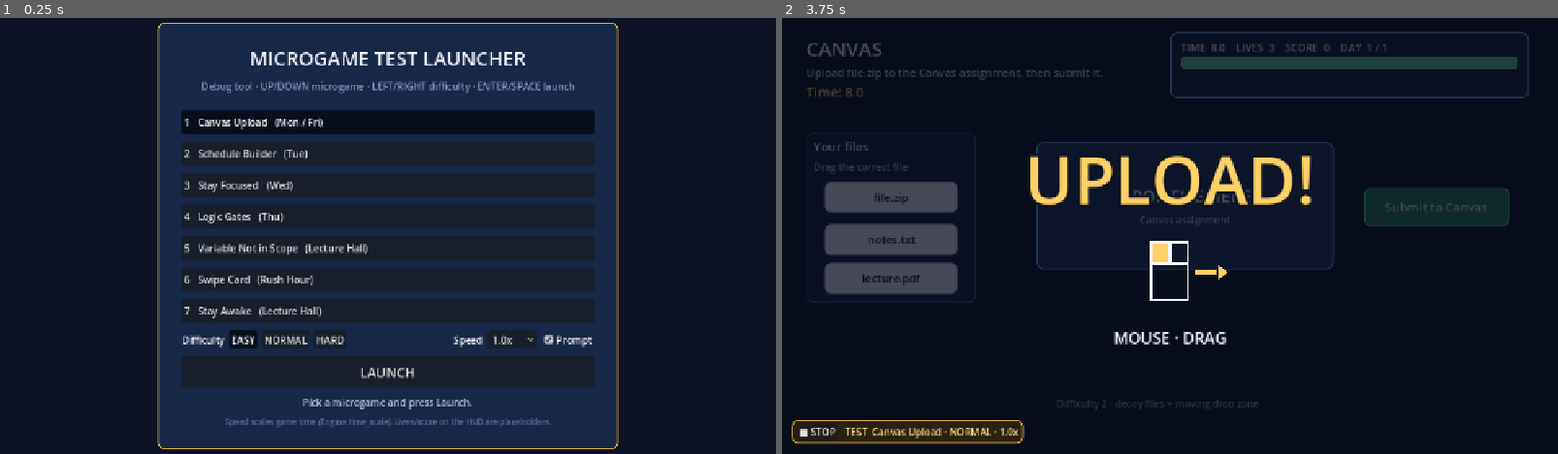
Above: before the commit, frames 1-2 (left to right).
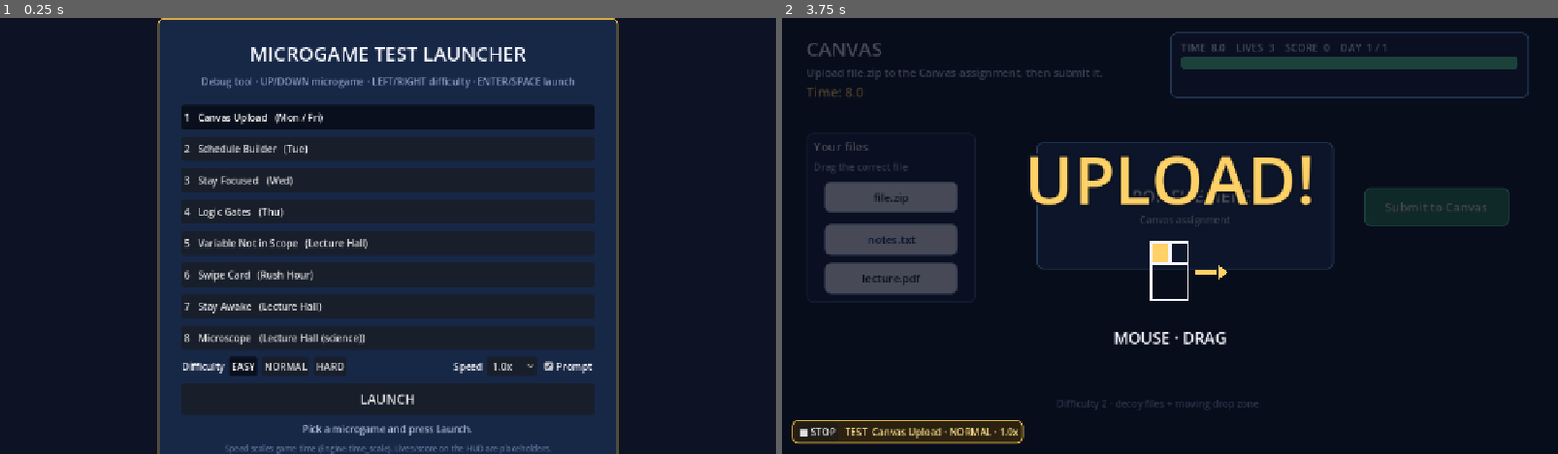
Above: after the commit, the same moments.

Repository: Luna020204/AggieWare
Game: Godot game, scene res://scenes/debug/microgame_launcher.tscn
Same seed, same stepped clock (60 frames per second), same inputs: the game is played once before the commit and once after it. This scene is started directly instead of the project's main scene.
Inputs:
- Up to frame 1 (0.25 s): no input
- Up to frame 2 (3.75 s): click "EASY" at 0.5 s; click "EASY" at 1.25 s; click "NORMAL" at 2 s; click "NORMAL" at 2.75 s; click "LAUNCH" at 3.5 s

The runs differ from the first frame. In frame 1, 21% of the frame differs, in the area x 20-80%, y 0-100%; in frame 2, nothing differs.

Commit message:
SCRUM-84: Add Microscope microgame
Lecture Hall (science), arrow keys: pan a circular eyepiece over a
specimen slide to find the Aggie bacteria (gold, 'A', two horns). Hold
it in the crosshair for 0.35 s or press ACTION while it is centred. A
reference card shows the target and a slide map shows the view.

Difficulty: 10 / 9 / 8 s, bigger slide, more look-alikes (gold
look-alikes without the A from NORMAL), smaller view. The target is
told apart by shape and letter, not only colour.

Catalog entry 'microscope' with prompt FIND! + arrows. Smoke section
covers scaling, real arrow-key panning, off-target ACTION, hold-to-win,
ACTION-to-win and timeout. Balance not playtested yet.

Co-Authored-By: Claude Opus 5.5 <noreply@anthropic.com>

Diff:
--- /dev/null
+++ b/scenes/microgames/microscope.tscn
@@ -0,0 +1,15 @@
+[gd_scene load_steps=3 format=3]
+
+[ext_resource type="Script" path="res://scripts/microgames/microscope.gd" id="1_script"]
+[ext_resource type="PackedScene" path="res://scenes/ui/settings_pause_menu.tscn" id="2_pause"]
+
+[node name="Microscope" type="Control"]
+layout_mode = 3
+anchors_preset = 15
+anchor_right = 1.0
+anchor_bottom = 1.0
+grow_horizontal = 2
+grow_vertical = 2
+script = ExtResource("1_script")
+
+[node name="SettingsPauseMenu" parent="." instance=ExtResource("2_pause")]
--- a/scripts/core/microgame_catalog.gd
+++ b/scripts/core/microgame_catalog.gd
@@ -23,6 +23,7 @@
 	{"id": "scope", "title": "Variable Not in Scope", "day": "Lecture Hall", "scene": "res://scenes/microgames/variable_scope.tscn", "verb": "FIX!", "icon": "click"},
 	{"id": "swipe", "title": "Swipe Card", "day": "Rush Hour", "scene": "res://scenes/microgames/swipe_card.tscn", "verb": "SWIPE!", "icon": "drag"},
 	{"id": "awake", "title": "Stay Awake", "day": "Lecture Hall", "scene": "res://scenes/microgames/stay_awake.tscn", "verb": "POP!", "icon": "click"},
+	{"id": "microscope", "title": "Microscope", "day": "Lecture Hall (science)", "scene": "res://scenes/microgames/microscope.tscn", "verb": "FIND!", "icon": "arrows"},
 ]
 
 const DIFFICULTY_NAMES: Array[String] = ["EASY", "NORMAL", "HARD"]
--- /dev/null
+++ b/scripts/microgames/microscope.gd
@@ -0,0 +1,290 @@
+extends Control
+
+## SCRUM-84: Microscope (Lecture Hall, science).
+##
+## Pan the microscope with UP / LEFT / DOWN / RIGHT to find the new Aggie
+## bacteria (gold, with an "A" and two horns) on the slide. Hold it in the
+## crosshair for a moment, or press ACTION while it is in the crosshair.
+## A mini-map shows where you are on the slide.
+##
+## Difficulty (0..2): bigger slide, more look-alike bacteria, smaller view,
+## less time.
+
+signal round_completed(success: bool)
+signal time_changed(seconds_left: float, round_seconds: float)
+
+@export_range(0, 2, 1) var difficulty: int = 0
+@export var show_internal_timer: bool = true
+
+const DURATIONS: Array[float] = [10.0, 9.0, 8.0]
+const SLIDE_SIZES: Array[Vector2] = [Vector2(1200, 900), Vector2(1600, 1200), Vector2(2000, 1500)]
+const DECOY_COUNTS: Array[int] = [5, 10, 16]
+const VIEW_RADII: Array[float] = [190.0, 160.0, 130.0]
+const PAN_SPEED := 620.0
+const LOCK_RADIUS := 42.0
+const LOCK_SECONDS := 0.35
+const EYEPIECE_CENTER := Vector2(430.0, 410.0)
+const MINIMAP_RECT := Rect2(830.0, 410.0, 360.0, 230.0)
+const BUG_RADIUS := 26.0
+## Decoy kinds; "gold" (same colour, no A, no horns) only appears from NORMAL.
+const DECOY_KINDS: Array[String] = ["blue", "rod", "gold"]
+
+var camera := Vector2.ZERO
+var _seconds_left := 0.0
+var _ended := false
+var _lock_time := 0.0
+var _slide_size := Vector2.ZERO
+var _target_pos := Vector2.ZERO
+var _bugs: Array[Dictionary] = []
+var _rng := RandomNumberGenerator.new()
+
+var _view: Control
+var _overlay: Control
+var _minimap: Control
+var _timer_label: Label
+var _status_label: Label
+
+
+func get_round_seconds() -> float:
+	return DURATIONS[clampi(difficulty, 0, 2)]
+
+
+func _ready() -> void:
+	difficulty = clampi(difficulty, 0, 2)
+	_rng.randomize()
+	_build_ui()
+	_start_round()
+
+
+func _process(delta: float) -> void:
+	if _ended:
+		return
+	_seconds_left = maxf(0.0, _seconds_left - delta)
+	_timer_label.text = "TIME  %.1f s" % _seconds_left
+	time_changed.emit(_seconds_left, DURATIONS[difficulty])
+	var direction := Vector2(
+		InputActions.get_strength(InputActions.ACTION_RIGHT) - InputActions.get_strength(InputActions.ACTION_LEFT),
+		InputActions.get_strength(InputActions.ACTION_DOWN) - InputActions.get_strength(InputActions.ACTION_UP)
+	)
+	move_camera(direction, delta)
+	if InputActions.is_just_pressed(InputActions.ACTION_CONFIRM):
+		confirm()
+	if _ended:
+		return
+	if is_target_in_crosshair():
+		_lock_time += delta
+		_status_label.text = "Focusing…"
+		if _lock_time >= LOCK_SECONDS:
+			_finish_round(true, "✔ Found the Aggie bacteria!")
+			return
+	else:
+		_lock_time = 0.0
+	if _seconds_left <= 0.0:
+		_finish_round(false, "✖ Time's up — the Aggie bacteria got away.")
+
+
+## Moves the view across the slide. Public for tests.
+func move_camera(direction: Vector2, delta: float) -> void:
+	if _ended:
+		return
+	if direction.length() > 1.0:
+		direction = direction.normalized()
+	camera = (camera + direction * PAN_SPEED * delta).clamp(Vector2.ZERO, _slide_size)
+	_view.queue_redraw()
+	_minimap.queue_redraw()
+
+
+func is_target_in_crosshair() -> bool:
+	return camera.distance_to(_target_pos) <= LOCK_RADIUS
+
+
+## ACTION: confirm immediately if the target is in the crosshair.
+func confirm() -> void:
+	if _ended:
+		return
+	if is_target_in_crosshair():
+		_finish_round(true, "✔ Found the Aggie bacteria!")
+	else:
+		_status_label.text = "Not that one — look for the gold one with an A."
+
+
+func _start_round() -> void:
+	_ended = false
+	_lock_time = 0.0
+	_seconds_left = DURATIONS[difficulty]
+	_slide_size = SLIDE_SIZES[difficulty]
+	camera = _slide_size * 0.5
+	var margin := Vector2(80.0, 80.0)
+	# Target: somewhere away from the starting view.
+	while true:
+		_target_pos = Vector2(_rng.randf_range(margin.x, _slide_size.x - margin.x), _rng.randf_range(margin.y, _slide_size.y - margin.y))
+		if _target_pos.distance_to(camera) > VIEW_RADII[difficulty] * 1.6:
+			break
+	_bugs.clear()
+	_bugs.append({"pos": _target_pos, "kind": "aggie", "rot": _rng.randf_range(-0.5, 0.5)})
+	var kinds := DECOY_KINDS.slice(0, 2 if difficulty == 0 else 3)
+	var tries := 0
+	while _bugs.size() < DECOY_COUNTS[difficulty] + 1 and tries < 500:
+		tries += 1
+		var pos := Vector2(_rng.randf_range(margin.x, _slide_size.x - margin.x), _rng.randf_range(margin.y, _slide_size.y - margin.y))
+		var clear := true
+		for bug: Dictionary in _bugs:
+			if pos.distance_to(bug["pos"]) < BUG_RADIUS * 4.0:
+				clear = false
+				break
+		if clear:
+			_bugs.append({"pos": pos, "kind": kinds[_rng.randi_range(0, kinds.size() - 1)], "rot": _rng.randf_range(-1.0, 1.0)})
+	_status_label.text = "Find the gold bacteria with an A and horns."
+	_status_label.add_theme_color_override("font_color", Color("#c9e6d4"))
+	_view.queue_redraw()
+	_minimap.queue_redraw()
+	time_changed.emit(_seconds_left, DURATIONS[difficulty])
+
+
+func _finish_round(success: bool, message: String) -> void:
+	if _ended:
+		return
+	_ended = true
+	_status_label.text = message
+	_status_label.add_theme_color_override("font_color", Color("#73e6a8") if success else Color("#ff9e9e"))
+	_overlay.queue_redraw()
+	round_completed.emit(success)
+
+
+func _build_ui() -> void:
+	var background := ColorRect.new()
+	background.color = Color("#10201a")
+	background.mouse_filter = Control.MOUSE_FILTER_IGNORE
+	background.set_anchors_and_offsets_preset(Control.PRESET_FULL_RECT)
+	add_child(background)
+
+	var title := Label.new()
+	title.text = "MICROSCOPE"
+	title.position = Vector2(48, 35)
+	title.add_theme_font_size_override("font_size", 34)
+	title.add_theme_color_override("font_color", Color("#f5f7ff"))
+	add_child(title)
+
+	var instruction := Label.new()
+	instruction.text = "Arrow keys to pan. Center the Aggie bacteria."
+	instruction.position = Vector2(48, 92)
+	instruction.add_theme_font_size_override("font_size", 20)
+	instruction.add_theme_color_override("font_color", Color("#c9e6d4"))
+	add_child(instruction)
+
+	_timer_label = Label.new()
+	_timer_label.position = Vector2(48, 132)
+	_timer_label.add_theme_font_size_override("font_size", 22)
+	_timer_label.add_theme_color_override("font_color", Color("#ffd166"))
+	_timer_label.visible = show_internal_timer
+	add_child(_timer_label)
+
+	_view = Control.new()
+	_view.mouse_filter = Control.MOUSE_FILTER_IGNORE
+	_view.set_anchors_and_offsets_preset(Control.PRESET_FULL_RECT)
+	_view.draw.connect(_draw_view)
+	add_child(_view)
+
+	_overlay = Control.new()
+	_overlay.mouse_filter = Control.MOUSE_FILTER_IGNORE
+	_overlay.set_anchors_and_offsets_preset(Control.PRESET_FULL_RECT)
+	_overlay.draw.connect(_draw_overlay)
+	add_child(_overlay)
+
+	var find_label := Label.new()
+	find_label.text = "FIND THIS"
+	find_label.position = Vector2(830.0, 170.0)
+	find_label.add_theme_font_size_override("font_size", 20)
+	find_label.add_theme_color_override("font_color", Color("#c9e6d4"))
+	add_child(find_label)
+
+	var map_label := Label.new()
+	map_label.text = "SLIDE MAP"
+	map_label.position = Vector2(830.0, 378.0)
+	map_label.add_theme_font_size_override("font_size", 18)
+	map_label.add_theme_color_override("font_color", Color("#c9e6d4"))
+	add_child(map_label)
+
+	_minimap = Control.new()
+	_minimap.mouse_filter = Control.MOUSE_FILTER_IGNORE
+	_minimap.set_anchors_and_offsets_preset(Control.PRESET_FULL_RECT)
+	_minimap.draw.connect(_draw_minimap)
+	add_child(_minimap)
+
+	_status_label = Label.new()
+	_status_label.position = Vector2(48, 615)
+	_status_label.size = Vector2(1180, 40)
+	_status_label.add_theme_font_size_override("font_size", 22)
+	add_child(_status_label)
+
+
+func _draw_view() -> void:
+	var radius := VIEW_RADII[difficulty]
+	var c := EYEPIECE_CENTER
+	_view.draw_circle(c, radius, Color("#e9f2d8"))
+	for bug: Dictionary in _bugs:
+		var screen: Vector2 = c + (bug["pos"] - camera)
+		if screen.distance_to(c) < radius + 10.0:
+			_draw_bug(_view, screen, bug["kind"], bug["rot"], 1.0)
+
+
+func _draw_overlay() -> void:
+	var radius := VIEW_RADII[difficulty]
+	var c := EYEPIECE_CENTER
+	# Mask everything outside the eyepiece with a thick ring.
+	# (bugs are drawn at most ~44 px past the edge, so 48 px is enough).
+	_overlay.draw_arc(c, radius + 24.0, 0.0, TAU, 96, Color("#10201a"), 48.0)
+	_overlay.draw_arc(c, radius, 0.0, TAU, 96, Color("#3b5c4c"), 8.0)
+	var ink := Color("#2b3d34")
+	_overlay.draw_arc(c, LOCK_RADIUS, 0.0, TAU, 48, ink, 3.0)
+	_overlay.draw_line(c + Vector2(-radius, 0.0), c + Vector2(-LOCK_RADIUS, 0.0), ink, 2.0)
+	_overlay.draw_line(c + Vector2(LOCK_RADIUS, 0.0), c + Vector2(radius, 0.0), ink, 2.0)
+	_overlay.draw_line(c + Vector2(0.0, -radius), c + Vector2(0.0, -LOCK_RADIUS), ink, 2.0)
+	_overlay.draw_line(c + Vector2(0.0, LOCK_RADIUS), c + Vector2(0.0, radius), ink, 2.0)
+	# Reference card.
+	var card := Rect2(830.0, 200.0, 160.0, 150.0)
+	_overlay.draw_rect(card, Color("#e9f2d8"))
+	_overlay.draw_rect(card, Color("#3b5c4c"), false, 3.0)
+	_draw_bug(_overlay, card.get_center(), "aggie", 0.0, 1.6)
+
+
+func _draw_minimap() -> void:
+	var r := MINIMAP_RECT
+	var scale := minf(r.size.x / _slide_size.x, r.size.y / _slide_size.y)
+	var map := Rect2(r.position, _slide_size * scale)
+	_minimap.draw_rect(map, Color("#1c3328"))
+	_minimap.draw_rect(map, Color("#6f9c86"), false, 2.0)
+	var view_radius := VIEW_RADII[difficulty] * scale
+	_minimap.draw_arc(map.position + camera * scale, view_radius, 0.0, TAU, 32, Color("#ffd166"), 2.0)
+	_minimap.draw_circle(map.position + camera * scale, 3.0, Color("#ffd166"))
+
+
+func _draw_bug(canvas: Control, at: Vector2, kind: String, rot: float, size: float) -> void:
+	canvas.draw_set_transform(at, rot, Vector2(size, size))
+	match kind:
+		"rod":
+			canvas.draw_rect(Rect2(-30.0, -10.0, 60.0, 20.0), Color("#7fb069"))
+			canvas.draw_rect(Rect2(-30.0, -10.0, 60.0, 20.0), Color("#355e3b"), false, 2.0)
+		"blue":
+			_blob(canvas, Color("#7aa7d8"), Color("#2c4f7c"))
+			canvas.draw_circle(Vector2(-8.0, -4.0), 5.0, Color("#2c4f7c"))
+			canvas.draw_circle(Vector2(9.0, 5.0), 4.0, Color("#2c4f7c"))
+		"gold":
+			_blob(canvas, Color("#e8b84a"), Color("#8a5f12"))
+			canvas.draw_circle(Vector2(0.0, 0.0), 6.0, Color("#8a5f12"))
+		"aggie":
+			for side: float in [-1.0, 1.0]:
+				canvas.draw_colored_polygon(PackedVector2Array([Vector2(12.0 * side, -14.0), Vector2(26.0 * side, -32.0), Vector2(4.0 * side, -18.0)]), Color("#8a5f12"))
+			_blob(canvas, Color("#e8b84a"), Color("#8a5f12"))
+			canvas.draw_string(get_theme_default_font(), Vector2(-9.0, 9.0), "A", HORIZONTAL_ALIGNMENT_LEFT, -1, 24, Color("#1f3d7a"))
+	canvas.draw_set_transform(Vector2.ZERO, 0.0, Vector2.ONE)
+
+
+func _blob(canvas: Control, fill: Color, edge: Color) -> void:
+	var points := PackedVector2Array()
+	for i: int in 20:
+		var a := TAU * i / 20.0
+		points.append(Vector2(cos(a) * BUG_RADIUS * 1.15, sin(a) * BUG_RADIUS * 0.85))
+	canvas.draw_colored_polygon(points, fill)
+	points.append(points[0])
+	canvas.draw_polyline(points, edge, 2.0)
--- a/tools/smoke_new_microgames.gd
+++ b/tools/smoke_new_microgames.gd
@@ -14,6 +14,7 @@
 func _run() -> void:
 	await _swipe_card()
 	await _stay_awake()
+	await _microscope()
 	if not _failed:
 		print("NEW_MICROGAMES_SMOKE_OK")
 	quit(1 if _failed else 0)
@@ -154,6 +155,79 @@
 	game.queue_free()
 
 
+# --- SCRUM-84 Microscope -------------------------------------------------------
+
+func _microscope() -> void:
+	var scene := "res://scenes/microgames/microscope.tscn"
+	var areas: Array[float] = []
+	var decoys: Array[int] = []
+	var radii: Array[float] = []
+	for difficulty: int in 3:
+		var game := await _spawn(scene, difficulty)
+		var slide: Vector2 = game._slide_size
+		areas.append(slide.x * slide.y)
+		radii.append(game.VIEW_RADII[difficulty])
+		var targets := 0
+		var gold := 0
+		for bug: Dictionary in game._bugs:
+			if bug["kind"] == "aggie":
+				targets += 1
+			elif bug["kind"] == "gold":
+				gold += 1
+		decoys.append(game._bugs.size() - targets)
+		_assert(targets == 1, "microscope: %d targets on the slide" % targets)
+		_assert(game._target_pos.distance_to(game.camera) > game.VIEW_RADII[difficulty], "microscope: target starts in view")
+		if difficulty == 0:
+			_assert(gold == 0, "microscope: gold look-alikes on EASY")
+		game.queue_free()
+	_assert(areas[0] < areas[1] and areas[1] < areas[2], "microscope: slide does not grow")
+	_assert(decoys[0] < decoys[1] and decoys[1] < decoys[2], "microscope: look-alikes do not increase %s" % [decoys])
+	_assert(radii[0] > radii[1] and radii[1] > radii[2], "microscope: view does not shrink")
+
+	# Real arrow-key input pans the view.
+	var game := await _spawn(scene, 1)
+	var results := _watch(game)
+	var start: Vector2 = game.camera
+	Input.action_press(InputActions.ACTION_RIGHT)
+	Input.action_press(InputActions.ACTION_DOWN)
+	for i: int in 10:
+		await process_frame
+	Input.action_release(InputActions.ACTION_RIGHT)
+	Input.action_release(InputActions.ACTION_DOWN)
+	_assert(game.camera.x > start.x and game.camera.y > start.y, "microscope: arrow keys did not pan (%s -> %s)" % [start, game.camera])
+	# ACTION away from the target does nothing; panning onto it and holding wins once.
+	game.confirm()
+	_assert(results.is_empty(), "microscope: confirm off-target ended the round")
+	var guard := 0
+	while game.camera.distance_to(game._target_pos) > 5.0 and guard < 400:
+		game.move_camera((game._target_pos - game.camera).normalized(), minf(0.016, game.camera.distance_to(game._target_pos) / game.PAN_SPEED))
+		guard += 1
+	_assert(game.is_target_in_crosshair(), "microscope: could not reach the target")
+	var frames := 0
+	while results.is_empty() and frames < 200:
+		await process_frame
+		frames += 1
+	_assert(results == [true], "microscope: holding the target did not win: %s" % [results])
+	game.confirm()
+	_assert(results.size() == 1, "microscope: second result after the round ended")
+	game.queue_free()
+
+	# ACTION on the target wins immediately; timeout fails.
+	game = await _spawn(scene, 2)
+	results = _watch(game)
+	game.camera = game._target_pos
+	game.confirm()
+	_assert(results == [true], "microscope: ACTION on target did not win")
+	game.queue_free()
+	game = await _spawn(scene, 0)
+	results = _watch(game)
+	game._seconds_left = 0.01
+	for i: int in 5:
+		await process_frame
+	_assert(results == [false], "microscope: timeout did not fail: %s" % [results])
+	game.queue_free()
+
+
 # --- helpers -------------------------------------------------------------------
 
 func _spawn(scene: String, difficulty: int) -> Control:
Not shown, added: scripts/microgames/microscope.gd.uid
